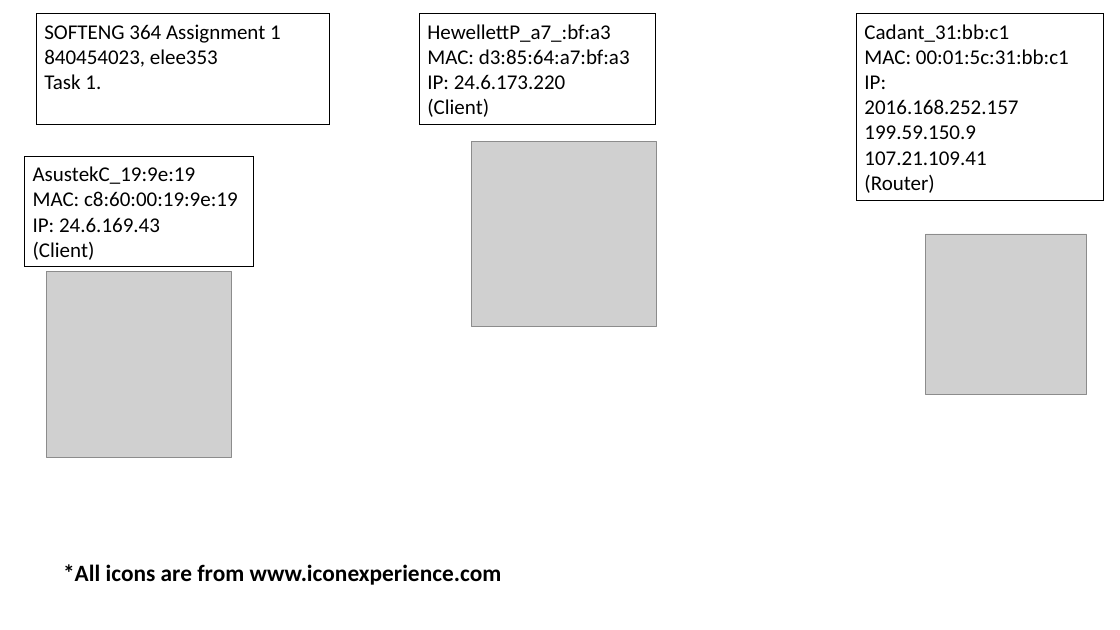
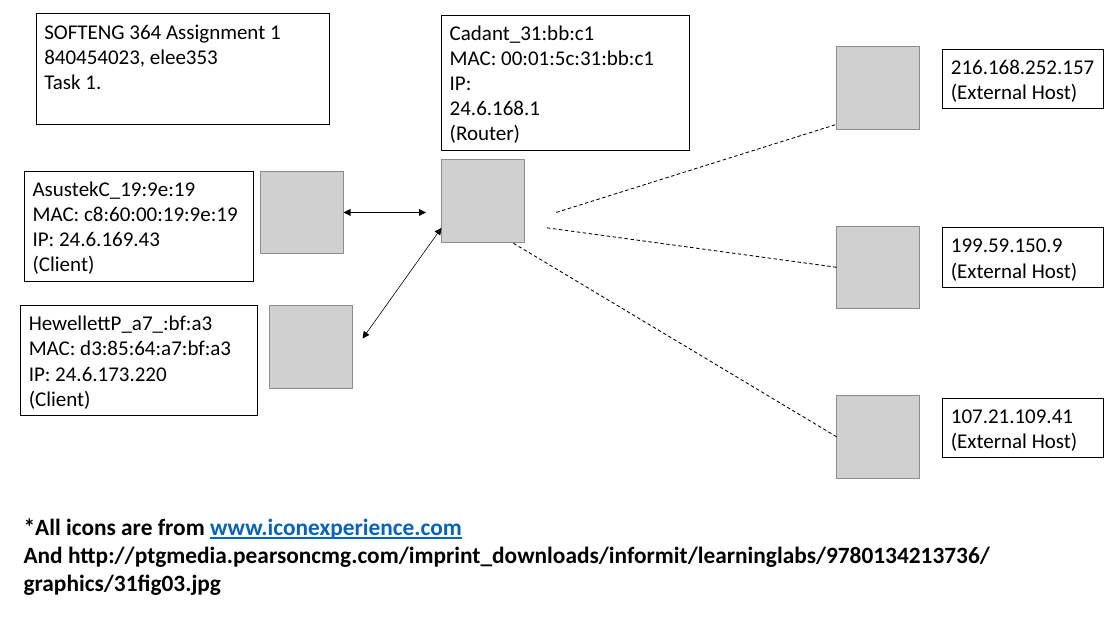
Before and after one commit to st970703/SOFTENG_364_Assignment1, a slide deck: slide 1 of task1_pcapng.pptx. Drawn at 1120x630 pixels with LibreOffice and Linux fonts; fonts in the diff are those of the drawing; grey boxes stand for pictures. Boxes give left, top, right and bottom in pixels: in the first picture for what was removed or moved away, otherwise in the second. Text is boxed around its words. In the diff, an @@ line names an element or a change of style, - is before the commit and + after.

```diff
--- a/task1_pcapng.pptx
+++ b/task1_pcapng.pptx
@@ rectangle "Cadant_31:bb:c1": place and size @@
-rectangle "Cadant_31:bb:c1" at [856,14,1104,201]
+rectangle "Cadant_31:bb:c1" at [442,15,690,151]
@@ picture added at [837,47,919,129] @@
@@ rectangle added at [943,50,1104,109], outline #000000 0.75 pt, 18 pt, text #000000 @@
+216.168.252.157
+(External Host)
@@ text in rectangle at [450,100,540,115]: text changed @@
-2016.168.252.157
-199.59.150.9
-107.21.109.41
+24.6.168.1
@@ line added from (556, 213) to (837, 124), #000000 0.75 pt dashed @@
@@ rectangle "AsustekC_19:9e:19": place and size @@
-rectangle "AsustekC_19:9e:19" at [24,157,253,267]
+rectangle "AsustekC_19:9e:19" at [24,171,253,281]
@@ picture: place and size @@
-picture at [46,272,231,457]
+picture at [261,171,344,254]
@@ picture added at [442,160,524,242] @@
@@ double arrow added from (344, 213) to (426, 213), #000000 0.5 pt @@
@@ double arrow added from (363, 339) to (442, 228), #000000 0.5 pt @@
@@ line added from (547, 228) to (837, 267), #000000 0.75 pt dashed @@
@@ picture added at [837,226,919,308] @@
@@ picture removed at [926,234,1087,396] @@
@@ rectangle added at [943,228,1104,287], outline #000000 0.75 pt, 18 pt, text #000000 @@
+199.59.150.9
+(External Host)
@@ line added from (513, 244) to (837, 437), #000000 0.75 pt dashed @@
@@ rectangle "HewellettP_a7_:bf:a3": place and size @@
-rectangle "HewellettP_a7_:bf:a3" at [419,14,656,124]
+rectangle "HewellettP_a7_:bf:a3" at [20,306,257,416]
@@ picture: place and size @@
-picture at [471,141,656,326]
+picture at [270,306,352,388]
@@ picture added at [837,396,919,478] @@
@@ rectangle added at [943,398,1104,458], outline #000000 0.75 pt, 18 pt, text #000000 @@
+107.21.109.41
+(External Host)
@@ text "*All icons are from www.iconexperience.com": place and size @@
-text "*All icons are from www.iconexperience.com" at [63,564,502,585]
+text "*All icons are from www.iconexperience.com" at [24,518,990,595]
@@ text at [24,518,462,539]: text colour #000000 to #0563C1, underline on in "www.iconexperience.com" @@
@@ text at [24,546,990,595]: paragraph added @@
+And http://ptgmedia.pearsoncmg.com/imprint_downloads/informit/learninglabs/9780134213736/graphics/31fig03.jpg
```
Also in this commit, not shown: 1 other file.
